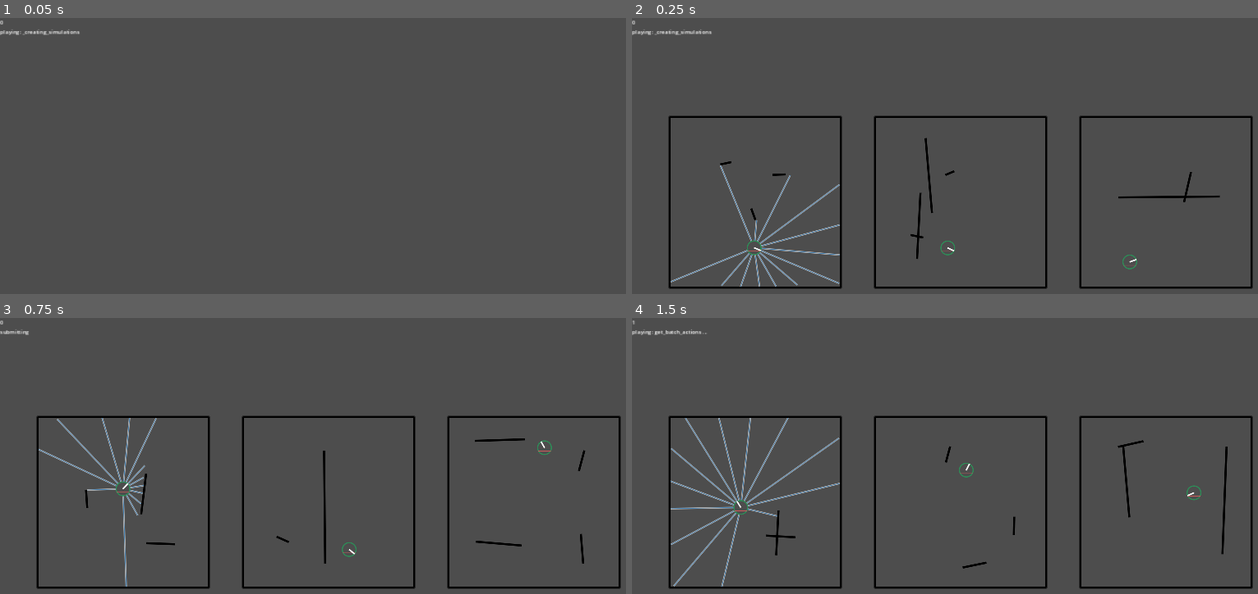
Above: before the commit, frames 1-4 (two rows, left to right).
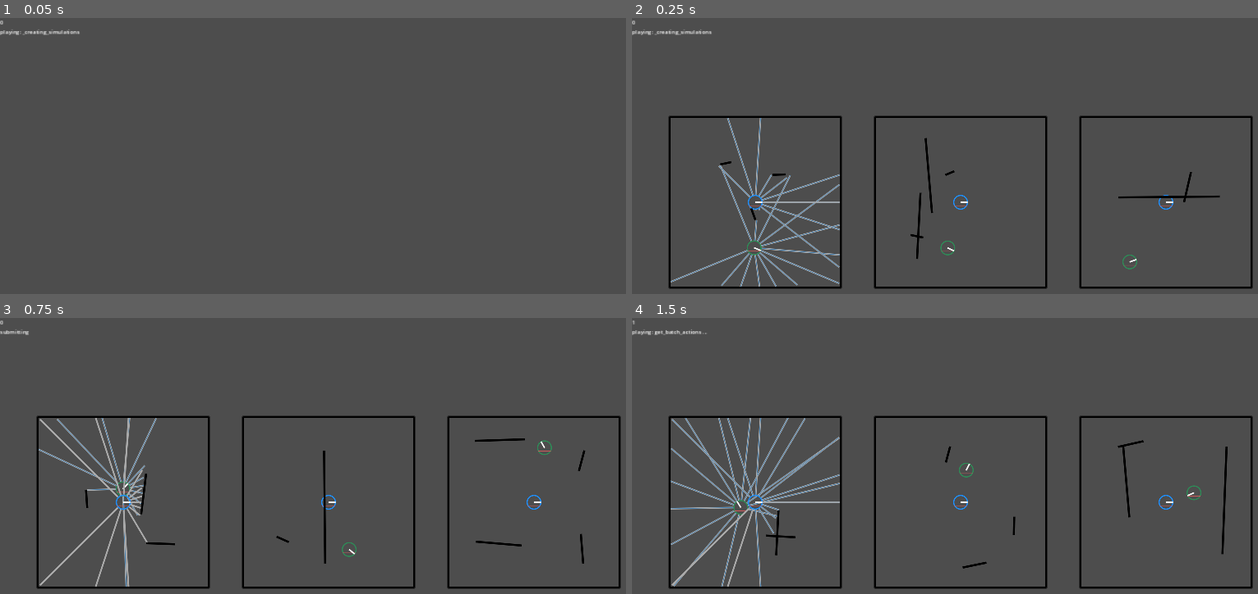
Above: after the commit, the same moments.

Repository: stokatyan/godot-ai
Game: Godot game, scene res://BattleRoyalGame/BREnv.tscn
Same seed, same stepped clock (60 frames per second), same inputs: the game is played once before the commit and once after it.
Inputs:
- Up to frame 1 (0.05 s): no input
- Up to frame 2 (0.25 s): no input
- Up to frame 3 (0.75 s): tap Enter at 0.5 s; hold D from 0.53 s (still down); tap 2 at 0.6 s
- Up to frame 4 (1.5 s): tap Space at 0.77, 1.25 s; release D at 1.28 s; hold S from 1.28 s (still down); tap 3 at 1.35 s

Frame 1 is identical in both runs. In frame 2, 0.7% of the frame differs, in the area x 13-87%, y 36-91%; in frame 3, 0.8%; in frame 4, 1.1%, in the area x 6-87%, y 36-98%.
Error before the commit: Cannot call method 'poll' on a null value. (res://AI/AIServerTCP.gd:40)
Error after the commit: Out of bounds get index '1' (on base: 'Array[String]') (res://BattleRoyalGame/BRSimulation.gd:212)

Commit message:
need to fix other player placement

Diff:
--- a/godot-ai-client/BattleRoyalGame/BRAgent.gd
+++ b/godot-ai-client/BattleRoyalGame/BRAgent.gd
@@ -12,12 +12,12 @@
 		return 0.01
 
 var _reload_delay_remaining = 0.0
-var _reload_time = 0.05
+var _reload_time = 0.1
 var _reload_time_per_frame: float:
 	get:
 		return 0.01
 
-var _fire_delay_per_shot = 0.1
+var _fire_delay_per_shot = 0.02
 var _fire_delay_remaining = 0.0
 var _fire_time_per_frame: float:
 	get:
--- a/godot-ai-client/BattleRoyalGame/BRSimulation.gd
+++ b/godot-ai-client/BattleRoyalGame/BRSimulation.gd
@@ -4,8 +4,8 @@
 
 var agent_names: Array[String] = ["001"]
 
-var _agents: Array[BRAgent] = [BRAgent.new()]
-var _agent_teams: Array[int] = [1]
+var _agents: Array[BRAgent] = [BRAgent.new(), BRAgent.new()]
+var _agent_teams: Array[int] = [1, 2]
 
 var _map_size: float = 500
 var _map_radius: float:
